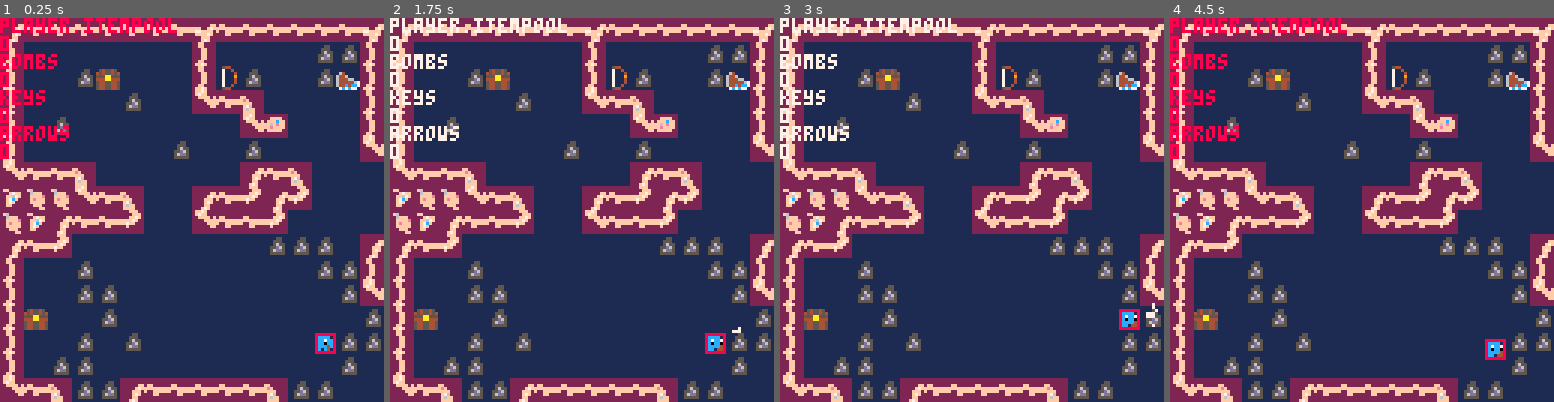
Above: before the commit, frames 1-4 (left to right).
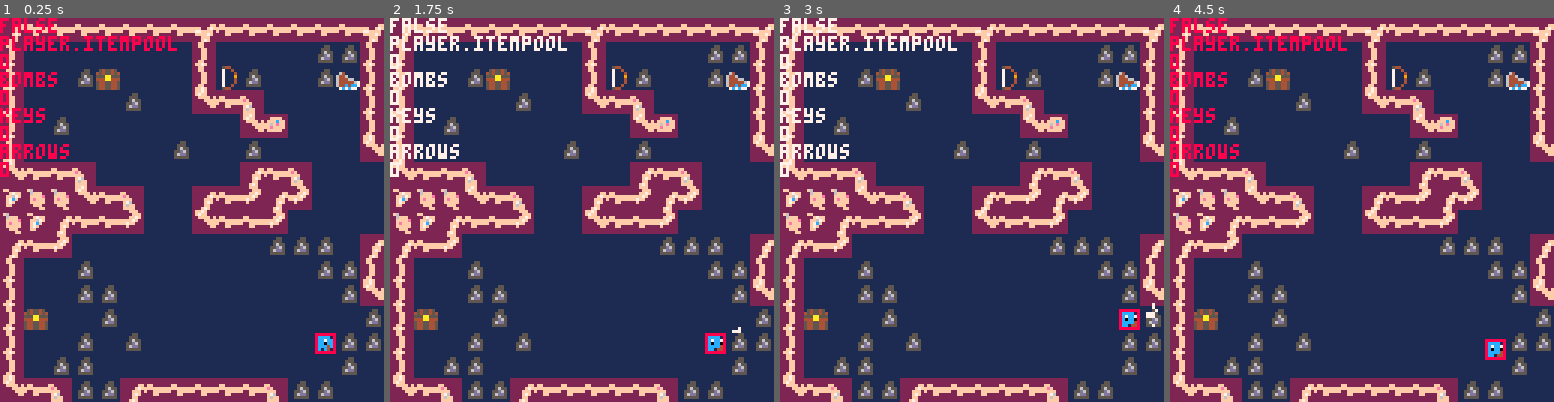
Above: after the commit, the same moments.

Repository: s-france/pico8GameS
Game: PICO-8 cartridge squid.p8
Two runs of this game, one before a commit and one after it. Both use one fixed random seed, a clock stepped at 60 frames per second and the inputs below.
Inputs:
- Up to frame 1 (0.25 s): no input
- Up to frame 2 (1.75 s): tap X (X key) at 0.33, 1.07 s; tap O (Z key) at 0.7, 1.7 s; hold Right from 1.6 s (still down)
- Up to frame 3 (3 s): tap X (X key) at 1.85, 2.97 s; release Right at 2.1 s; tap O (Z key) at 2.1, 2.5, 2.9 s; hold Up 2.15-2.42 s; hold Right from 2.47 s (still down)
- Up to frame 4 (4.5 s): release Right at 3.03 s; hold Left 3.08-3.58 s; tap O (Z key) at 3.3, 3.7, 4.1 s; hold Down 3.63-3.97 s; hold Right from 4.02 s (still down); tap X (X key) at 4.08 s

The runs differ from the first frame. In frame 1, 3.2% of the frame differs, in the area x 0-47%, y 0-42%; in frame 2, 3.1%; in frame 3, 3.1%; in frame 4, 3.2%.

Commit message:
Update squid.p8

Diff:
--- a/squid.p8
+++ b/squid.p8
@@ -84,6 +84,7 @@
 	// debug menu setup for
 	// debugging info within game
 // debug:
+	print(player.diag)
 	--[[print("x: ")
 	print(player.mapposx)
 	print("y: ")
@@ -121,8 +122,8 @@
 	player.y =104
 	player.dx =0
 	player.dy =0
-	player.xx = 104
-	player.yy = 104
+	player.diag = false
+	player.prev_face = 0
 	player.mapposx = 0
 	player.mapposy = 0
  player.sprite = 2
@@ -164,72 +165,42 @@
 	// player change in distance
 	player.dx = 0
 	player.dy = 0
-	speed = 1
+	player.diag = false
+
 	if (btn(0) and not mapcollisions(player.hb).l) then
-  player.dx-=1
+  player.dx-=1.0
 	end
 	if (btn(1) and not mapcollisions(player.hb).r) then
-  player.dx+=1
+  player.dx+=1.0
 	end
 	if (btn(2) and not mapcollisions(player.hb).t) then
-  player.dy-=1
+  player.dy-=1.0
 	end
 	if (btn(3) and not mapcollisions(player.hb).b) then
-  player.dy+=1
-	end
-
-	if (player.dx*player.dx+player.dy*player.dy>1) then
+  player.dy+=1.0
+	end
+
+	if (player.dx*player.dy != 0) then
   // movement vector is longer than 1 unit!
   // normalize it:
-  dist=sqrt(player.dx*player.dx+player.dy*player.dy)
-  player.dx/=dist
-  player.dy/=dist
-	end
-
-	player.x+=player.dx*speed
-	player.y+=player.dy*speed
+  player.dx*=.75
+  player.dy*=.75
+  player.diag = true
+	end
+
 	// new movement calculations
 	// to make diags smooth
-
-
- --[[
-	// runs check on left movement
-	// here, if the collisons and
-	// btn press are both true,
-	// the player can move
-	if(btn(0) and not mapcollisions(player.hb).l) then
-		player.dx =-1
-		player.x += player.dx
-	end
-
-	// runs check on right movement
-	// here, if the collisons and
-	// btn press are both true,
-	// the player can move
-	if(btn(1) and not mapcollisions(player.hb).r) then
-		player.dx =1
-		player.x += player.dx
-	end
-
-	// runs check on up movement
-	// here, if the collisons and
-	// btn press are both true,
-	// the player can move
-	if(btn(2) and not mapcollisions(player.hb).t) then
-		player.dy = -1
-		player.y += player.dy
-	end
-
-	// runs check on down movement
-	// here, if the collisons and
-	// btn press are both true,
-	// the player can move
-	if(btn(3) and not mapcollisions(player.hb).b) then
-		player.dy = 1
-		player.y += player.dy
-	end
-	--]]
-
+	// frank finish this!!!
+
+	if (player.diag and not (player.face != player.prev_face)) then
+  player.x = flr(player.x)+0.5
+  player.y = flr(player.y)+0.5
+ end
+
+	player.x+=player.dx
+	player.y+=player.dy
+
+ player.prev_face = player.face
 end
 
 // update player
Not shown, changed: 130 lines of the sprite sheet (__gfx__) section of squid.p8
Not shown, changed: the thumbnail (__label__) section of squid.p8
